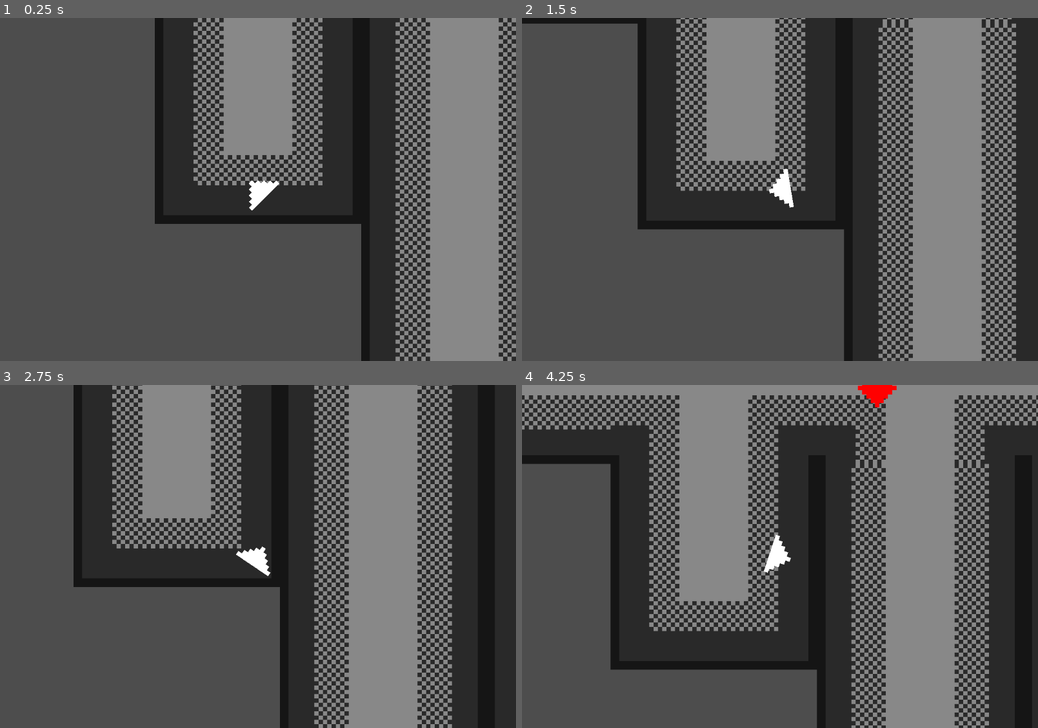
Above: before the commit, frames 1-4 (two rows, left to right).
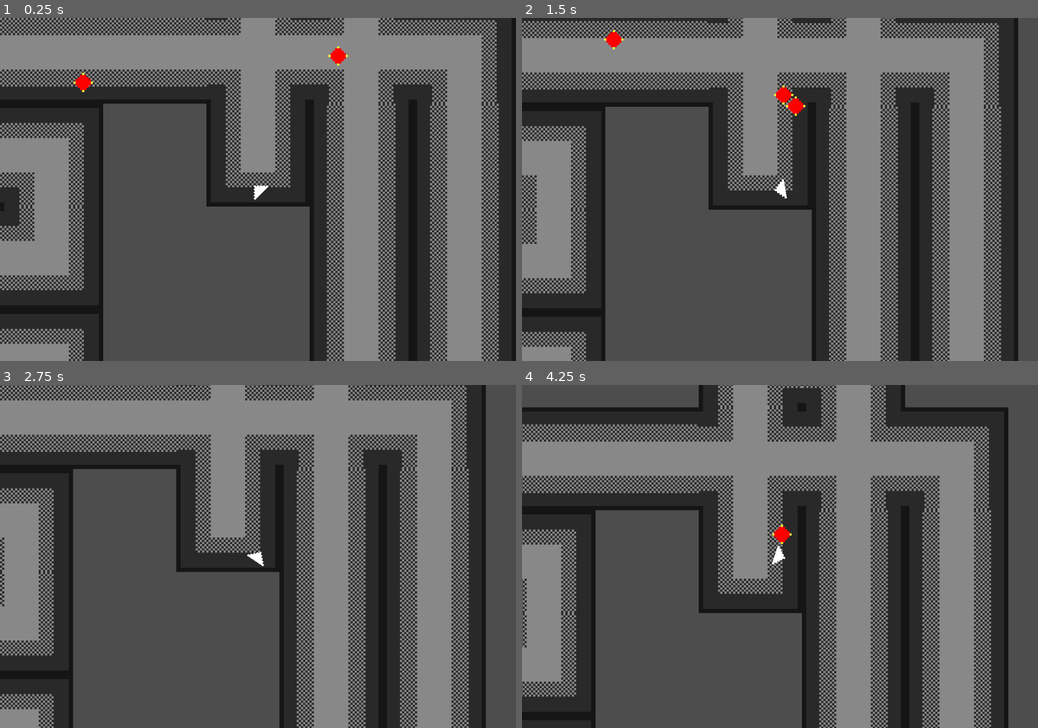
Above: after the commit, the same moments.

Repository: Ben1980/yaab
Game: Godot game, scene res://level.tscn
Same seed, same stepped clock (60 frames per second), same inputs: the game is played once before the commit and once after it.
Inputs (mouse positions are in pixels of both pictures, inside the frame that each line leads up to):
- Up to frame 1 (0.25 s): no input
- Up to frame 2 (1.5 s): move the mouse to (893, 172) at 0.52 s; hold D (move_right) 0.53-1.28 s; move the mouse to (676, 206) at 1.27 s; hold S (move_down) from 1.28 s (still down)
- Up to frame 3 (2.75 s): move the mouse to (309, 481) at 2.02 s; release S (move_down) at 2.03 s; hold D (move_right) from 2.03 s (still down)
- Up to frame 4 (4.25 s): move the mouse to (754, 625) at 2.77 s; release D (move_right) at 2.78 s; hold W (move_up) 2.78-3.53 s; move the mouse to (934, 607) at 3.52 s; hold A (move_left) from 3.53 s (still down)

The runs differ from the first frame. In frame 1, 53% of the frame differs, in the area x 0-100%, y 0-100%; in frame 2, 55%; in frame 3, 55%; in frame 4, 63%.

Commit message:
enemies are patroling and chase the player

Diff:
--- a/enemy.gd
+++ b/enemy.gd
@@ -1,6 +1,125 @@
 extends CharacterBody2D
 
 
+@export var patrol_speed: float = 30.0
+@export var chase_speed: float = 60.0
+@export var vision_range: float = 150.0
+@export var direction_change_time: float = 2.0
+
+
+enum State { PATROL, CHASE }
+var current_state: State = State.PATROL
+var player: CharacterBody2D = null
+var patrol_direction: Vector2 = Vector2.ZERO
+var patrol_timer: float = 0.0
+var last_known_player_pos: Vector2 = Vector2.ZERO
+
+
+@onready var sprite: AnimatedSprite2D = $AnimatedSprite2D
+
+
+func _ready() -> void:
+	add_to_group("enemy")
+	call_deferred("actor_setup")
+
 
 func _physics_process(delta: float) -> void:
-	pass
+	if player == null:
+		return
+
+	var can_see_player = check_line_of_sight()
+
+	match current_state:
+		State.PATROL:
+			if can_see_player:
+				current_state = State.CHASE
+				last_known_player_pos = player.global_position
+			else:
+				patrol_behavior(delta)
+		State.CHASE:
+			if can_see_player:
+				last_known_player_pos = player.global_position
+			chase_behavior()
+
+	move_and_slide()
+	handle_wall_collision()
+	update_animation()
+	update_facing()
+	check_player_collision()
+
+
+func actor_setup() -> void:
+	await get_tree().physics_frame
+	player = get_tree().get_first_node_in_group("player")
+	pick_random_patrol_direction()
+
+
+func check_line_of_sight() -> bool:
+	var distance_to_player = global_position.distance_to(player.global_position)
+	if distance_to_player > vision_range:
+		return false
+
+	var space_state = get_world_2d().direct_space_state
+	var query = PhysicsRayQueryParameters2D.create(
+		global_position,
+		player.global_position,
+		1  # Collision mask - walls only (physics_layer_0)
+	)
+	query.exclude = [self]
+
+	var result = space_state.intersect_ray(query)
+	return result.is_empty()  # No obstacle = can see player
+
+
+func patrol_behavior(delta: float) -> void:
+	patrol_timer += delta
+	if patrol_timer >= direction_change_time:
+		patrol_timer = 0.0
+		pick_random_patrol_direction()
+
+	velocity = patrol_direction * patrol_speed
+
+
+func chase_behavior() -> void:
+	var target_pos = last_known_player_pos
+	var distance_to_target = global_position.distance_to(target_pos)
+
+	if distance_to_target < 5.0:
+		# Reached last known position, return to patrol
+		current_state = State.PATROL
+		pick_random_patrol_direction()
+		return
+
+	velocity = global_position.direction_to(target_pos) * chase_speed
+
+
+func pick_random_patrol_direction() -> void:
+	var angle = randf() * TAU  # Random angle 0-2π
+	patrol_direction = Vector2.from_angle(angle)
+
+
+func handle_wall_collision() -> void:
+	# If we hit a wall during patrol, pick a new direction
+	if current_state == State.PATROL and get_slide_collision_count() > 0:
+		pick_random_patrol_direction()
+		patrol_timer = 0.0  # Reset timer so we don't immediately change again
+
+
+func update_animation() -> void:
+	if velocity.length() > 1.0:
+		sprite.play("walk")
+	else:
+		sprite.play("idle")
+
+
+func update_facing() -> void:
+	if velocity.x != 0:
+		sprite.flip_h = velocity.x < 0
+
+
+func check_player_collision() -> void:
+	for i in get_slide_collision_count():
+		var collision = get_slide_collision(i)
+		var collider = collision.get_collider()
+		if collider.is_in_group("player") and collider.has_method("die"):
+			collider.die()
--- a/enemy.tscn
+++ b/enemy.tscn
@@ -24,7 +24,11 @@
 }]
 
 [node name="Enemy" type="CharacterBody2D"]
+collision_layer = 4
+collision_mask = 7
 script = ExtResource("1_qi2p4")
+patrol_speed = 20.0
+chase_speed = 50.0
 
 [node name="AnimatedSprite2D" type="AnimatedSprite2D" parent="."]
 sprite_frames = SubResource("SpriteFrames_iifgy")
@@ -32,5 +36,3 @@
 
 [node name="CollisionPolygon2D" type="CollisionPolygon2D" parent="."]
 polygon = PackedVector2Array(0, -5, 5, 0, 0, 5, -5, 0)
-
-[node name="NavigationAgent2D" type="NavigationAgent2D" parent="."]
--- a/level.tscn
+++ b/level.tscn
@@ -38,4 +38,4 @@
 SPEED = 30
 
 [node name="Camera2D" type="Camera2D" parent="Player"]
-zoom = Vector2(10, 10)
+zoom = Vector2(5, 5)
--- a/player.gd
+++ b/player.gd
@@ -2,6 +2,9 @@
 
 
 @export var SPEED = 1
+
+
+var is_dead: bool = false
 
 
 func get_input():
@@ -15,3 +18,14 @@
 func _physics_process(delta):
 	get_input()
 	move_and_slide()
+
+
+func _ready():
+	add_to_group("player")
+
+
+func die() -> void:
+	if is_dead:
+		return
+	is_dead = true
+	get_tree().reload_current_scene()
--- a/player.tscn
+++ b/player.tscn
@@ -24,6 +24,8 @@
 }]
 
 [node name="Player" type="CharacterBody2D"]
+collision_layer = 2
+collision_mask = 5
 script = ExtResource("1_i3pqv")
 
 [node name="AnimatedSprite2D" type="AnimatedSprite2D" parent="."]
